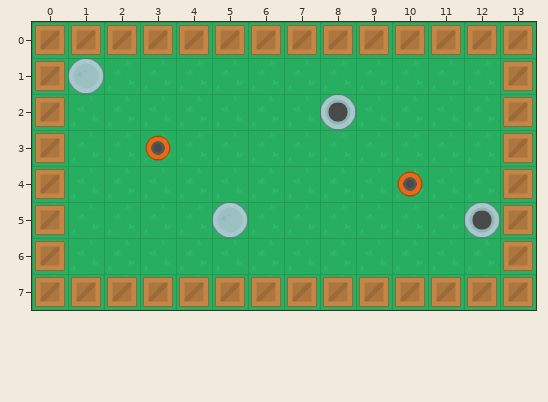
Tiled map: bot-battles/data/source/map.tmx. That is the earlier state.
Cells are 64x64 px. Shown: x 0..13, y 0..7.
Once edited:
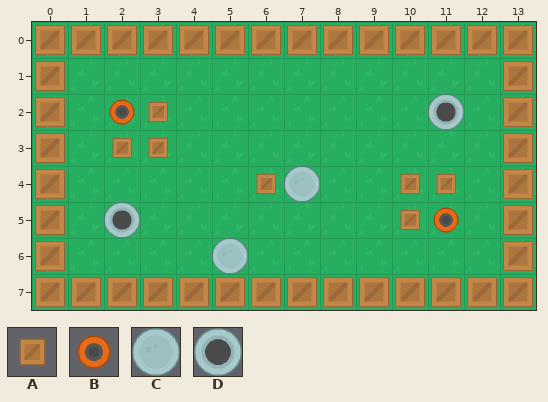
Key: from "map": A 129, B 197, C 358, D 367.
_ is an empty cell.
Objects are placed by their top-left corner, in cells (3,4 is the top-left corner of cell 3,4); size is 1x1 cell unless given.
The edit:
Changed rows in their new state; . is an unchanged cell.
Layer "wall":
first column x 2:
2 .A........
3 AA........
4 ....A...AA
5 ........A.
Layer "botSpawner":
changed: B "botSpawner2" at 3,3 -> B "botSpawner2" at 2,2
changed: B "botSpawner1" at 10,4 -> B "botSpawner1" at 11,5
Layer "healthSpawner":
changed: C "healthSpawner" at 5,5 -> C "healthSpawner" at 7,4
changed: C "healthSpawner" at 1,1 -> C "healthSpawner" at 5,6
Layer "weaponSpawner":
changed: D "weaponSpawner" at 12,5 -> D "weaponSpawner" at 11,2
changed: D "weaponSpawner" at 8,2 -> D "weaponSpawner" at 2,5
Boxes around the changes in both pictures, in picture pixels (x1, y1, x2, y2):
changed: (68, 58, 171, 161)
old place: (320, 94, 356, 130)
new place: (428, 94, 464, 130)
changed: (212, 166, 320, 274)
changed: (397, 171, 500, 238)
new place: (104, 202, 140, 238)
